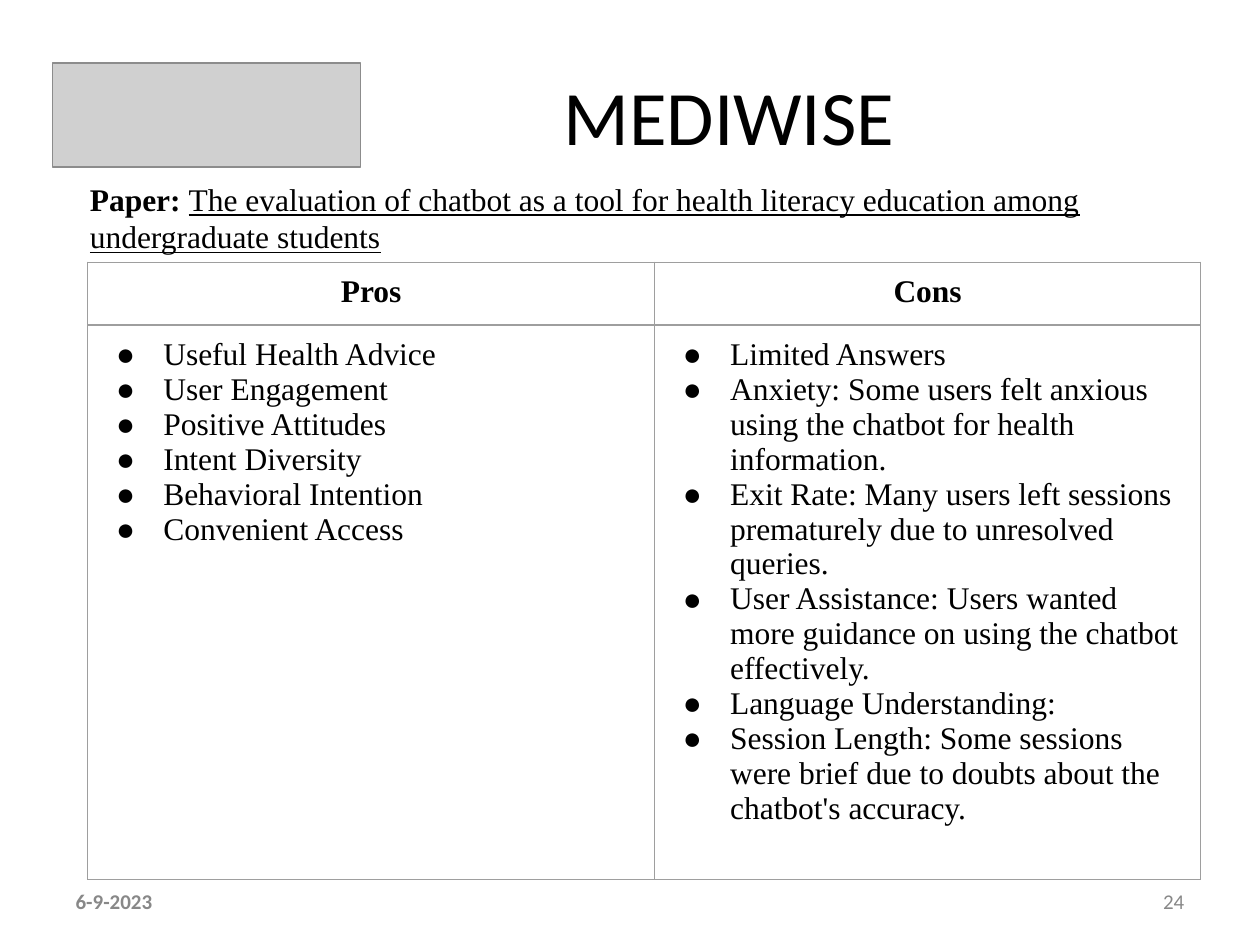
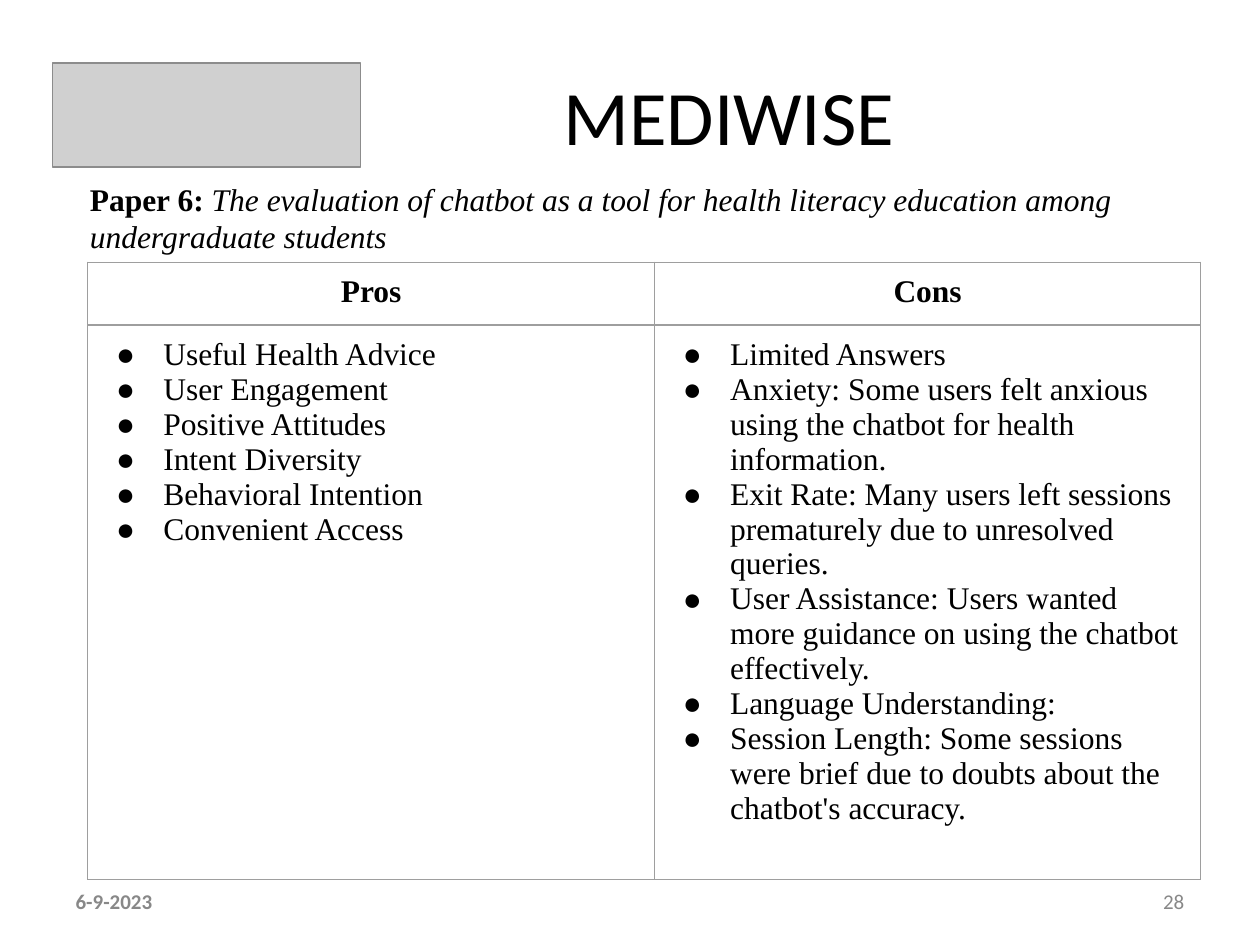
Before and after one commit to ani23-11/MediWise, a slide deck: slide 28 of ppt and references/Main - PPT Template Ctech.pptx (slide 24 before the commit). Drawn at 1260x945 pixels with LibreOffice and Linux fonts; fonts in the diff are those of the drawing; grey boxes stand for pictures. Boxes give left, top, right and bottom in pixels: in the first picture for what was removed or moved away, otherwise in the second. Text is boxed around its words. In the diff, an @@ line names an element or a change of style, - is before the commit and + after.

```diff
--- a/ppt and references/Main - PPT Template Ctech.pptx
+++ b/ppt and references/Main - PPT Template Ctech.pptx
@@ text at (90, 189, 1111, 255): text changed; italic on @@
-Paper: The evaluation of chatbot as a tool for health literacy education among undergraduate students
+Paper 6: The evaluation of chatbot as a tool for health literacy education among undergraduate students
@@ page number at (1163, 895, 1184, 909): text changed @@
-24
+28
```
Also in this commit, not shown: 19 other slides changed, 4 slides added, 1 other file.
